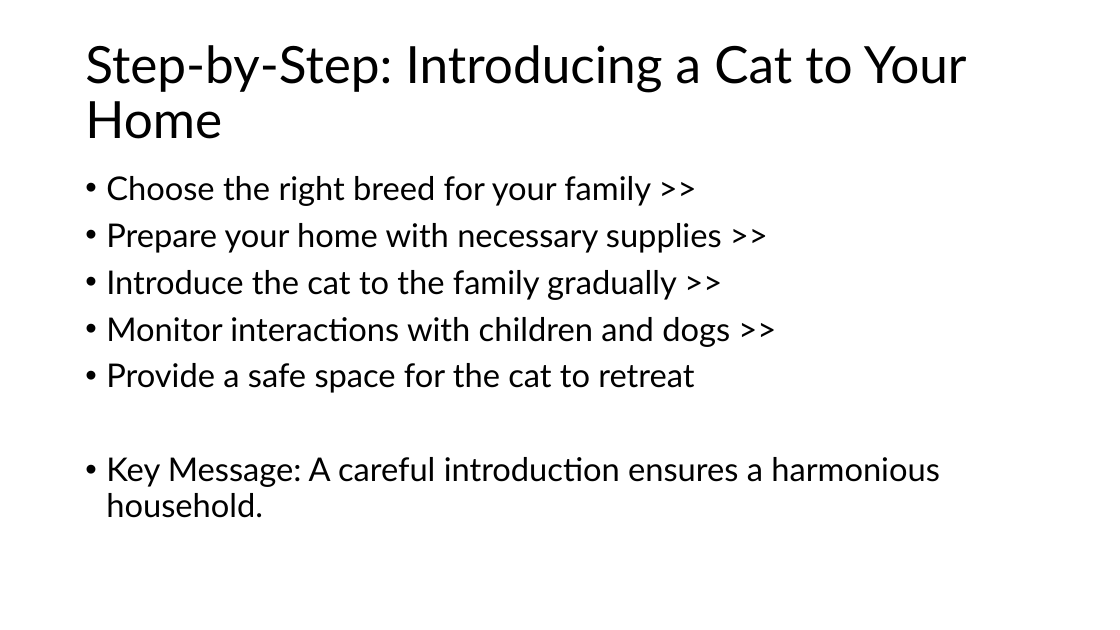
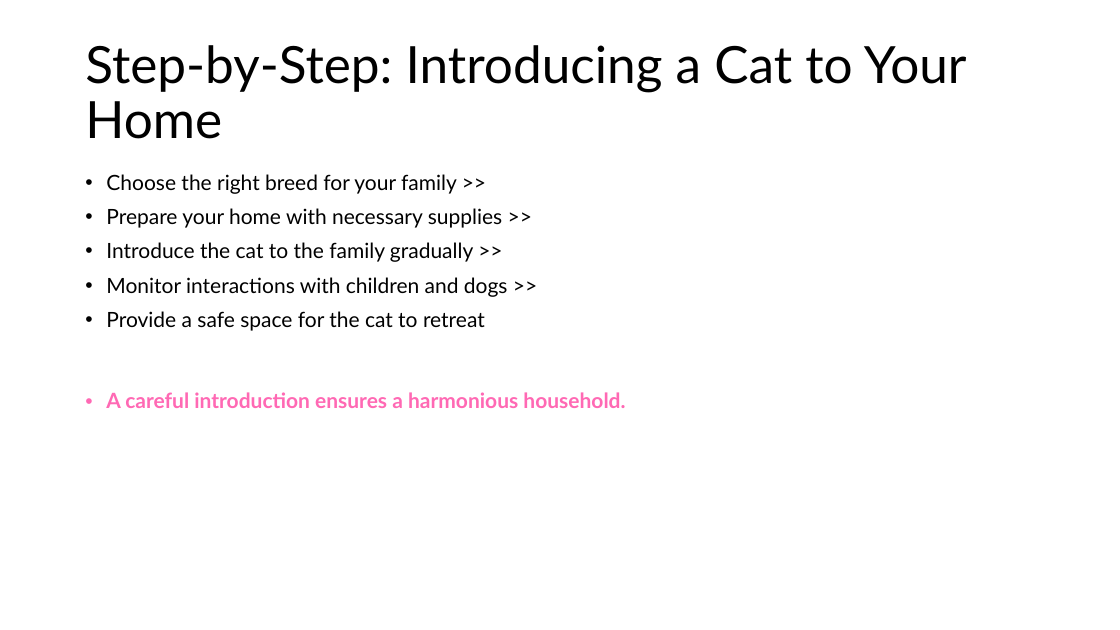
Before and after one commit to drubaga/SlideAI, a slide deck: slide 8 of output/Cats:_Companions_for_Children_and_Elderly_Dogs.pptx. Drawn at 1120x630 pixels with LibreOffice and Linux fonts; fonts in the diff are those of the drawing. Boxes give left, top, right and bottom in pixels: in the first picture for what was removed or moved away, otherwise in the second. Text is boxed around its words. In the diff, an @@ line names an element or a change of style, - is before the commit and + after.

Commit message:
feat(pptx): add intro slide with title/date, styled thank-you slide, and improved color formatting

```diff
--- a/output/Cats:_Companions_for_Children_and_Elderly_Dogs.pptx
+++ b/output/Cats:_Companions_for_Children_and_Elderly_Dogs.pptx
@@ text at [106,174,508,331]: size 28 to 18 pt in "Choose the right breed for your family ...", "Prepare your home with necessary supplies >>", "Introduce the cat to the family gradually ...", "Monitor interactions with children and dogs >>" and 1 more places @@
@@ text at [106,392,625,408]: text changed; size 28 to 18 pt; text colour #000000 to #FF69B4; bold on @@
-• Key Message: A careful introduction ensures a harmonious household.
+• A careful introduction ensures a harmonious household.
```
Also in this commit, not shown: 10 other slides changed, 1 slide added, 1 slide removed, 4 other files.
